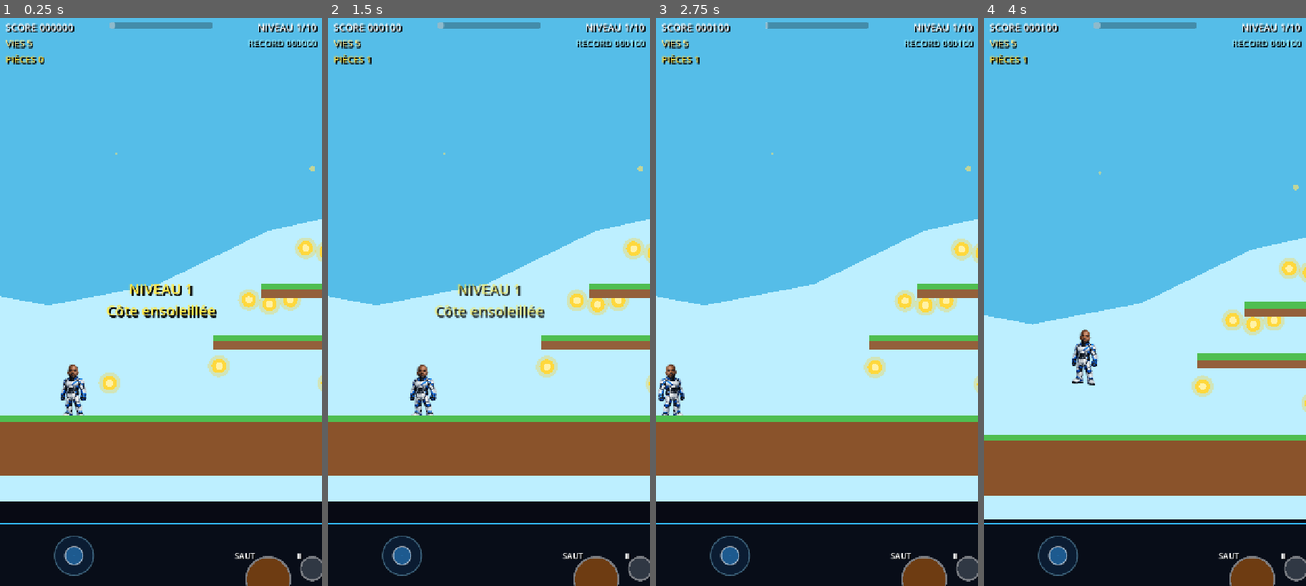
Above: before the commit, frames 1-4 (left to right).
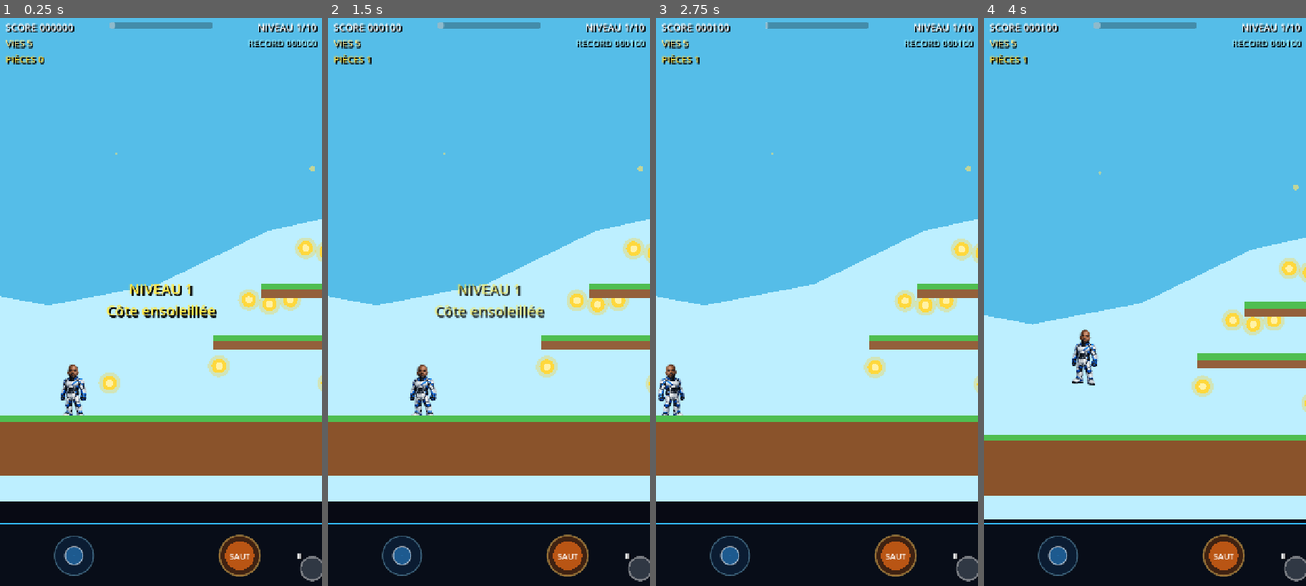
Above: after the commit, the same moments.

Repository: Chasmet/moi-mario-pygame
Game: Godot game, scene res://scenes/Main.tscn
Two runs of this game, one before a commit and one after it. Both use one fixed random seed, a clock stepped at 60 frames per second and the inputs below.
Inputs (mouse positions are in pixels of both pictures, inside the frame that each line leads up to):
- Up to frame 1 (0.25 s): no input
- Up to frame 2 (1.5 s): drag from (418, 551) to (575, 296) at 0.52 s; drag from (424, 330) to (575, 302) at 1.27 s
- Up to frame 3 (2.75 s): move the mouse to (849, 171) at 2.02 s; hold A (move_left) from 2.03 s (still down)
- Up to frame 4 (4 s): release A (move_left) at 2.75 s; drag from (1128, 415) to (1254, 307) at 2.77 s; move the mouse to (1241, 387) at 3.52 s; hold D (move_right) from 3.53 s (still down); tap Space (jump) at 3.77 s

The runs differ from the first frame. In frame 1, 1.3% of the frame differs, in the area x 67-91%, y 90-100%; in frame 2, 1.3%; in frame 3, 1.3%; in frame 4, 1.3%.

Commit message:
Enable responsive dynamic controls

Diff:
--- a/project.godot
+++ b/project.godot
@@ -4,7 +4,7 @@
 [application]
 
 config/name="Super CHK Bros"
-config/description="Super CHK Bros V3 - jeu de plateforme Android Godot 4.7.1 - écran de jeu 89 %"
+config/description="Super CHK Bros V3.2 - commandes tactiles dynamiques et réactives - écran de jeu 89 %"
 run/main_scene="res://scenes/Main.tscn"
 config/features=PackedStringArray("4.7", "GL Compatibility")
 config/icon="res://icon.svg"
@@ -12,6 +12,7 @@
 [autoload]
 
 MobileLayout="*res://scripts/MobileLayout.gd"
+ResponsiveControls="*res://scripts/ResponsiveControls.gd"
 
 [display]
 
@@ -26,20 +27,20 @@
 [input]
 
 move_left={
-"deadzone": 0.35,
+"deadzone": 0.20,
 "events": [Object(InputEventKey,"resource_local_to_scene":false,"resource_name":"","device":-1,"window_id":0,"alt_press …(191 unchanged characters)…
 , Object(InputEventKey,"resource_local_to_scene":false,"resource_name":"","device":-1,"window_id":0,"alt_pressed":false …(183 unchanged characters)…
 , Object(InputEventKey,"resource_local_to_scene":false,"resource_name":"","device":-1,"window_id":0,"alt_pressed":false …(186 unchanged characters)…
 ]
 }
 move_right={
-"deadzone": 0.35,
+"deadzone": 0.20,
 "events": [Object(InputEventKey,"resource_local_to_scene":false,"resource_name":"","device":-1,"window_id":0,"alt_press …(192 unchanged characters)…
 , Object(InputEventKey,"resource_local_to_scene":false,"resource_name":"","device":-1,"window_id":0,"alt_pressed":false …(186 unchanged characters)…
 ]
 }
 jump={
-"deadzone": 0.35,
+"deadzone": 0.10,
 "events": [Object(InputEventKey,"resource_local_to_scene":false,"resource_name":"","device":-1,"window_id":0,"alt_press …(191 unchanged characters)…
 , Object(InputEventKey,"resource_local_to_scene":false,"resource_name":"","device":-1,"window_id":0,"alt_pressed":false …(183 unchanged characters)…
 , Object(InputEventKey,"resource_local_to_scene":false,"resource_name":"","device":-1,"window_id":0,"alt_pressed":false …(186 unchanged characters)…
